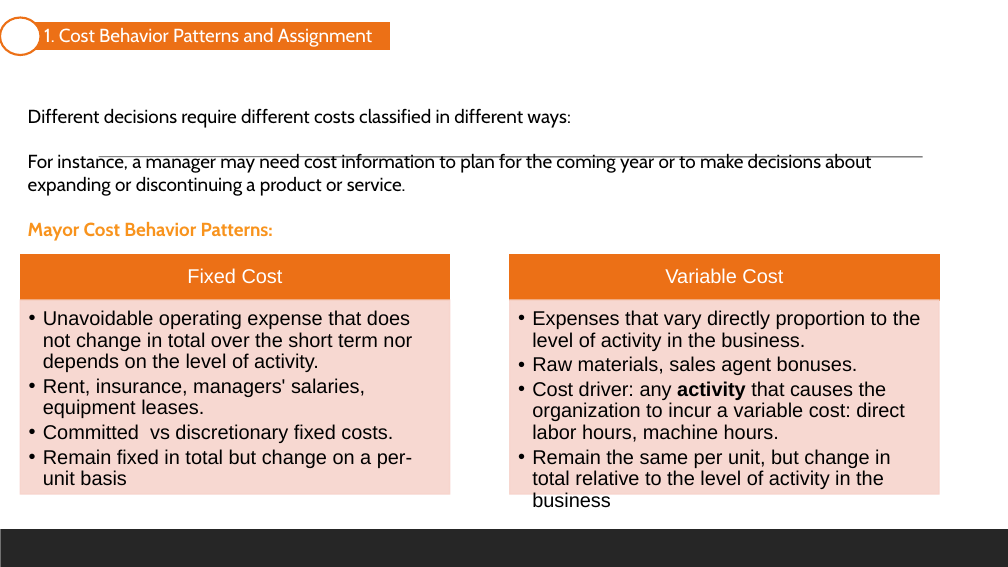
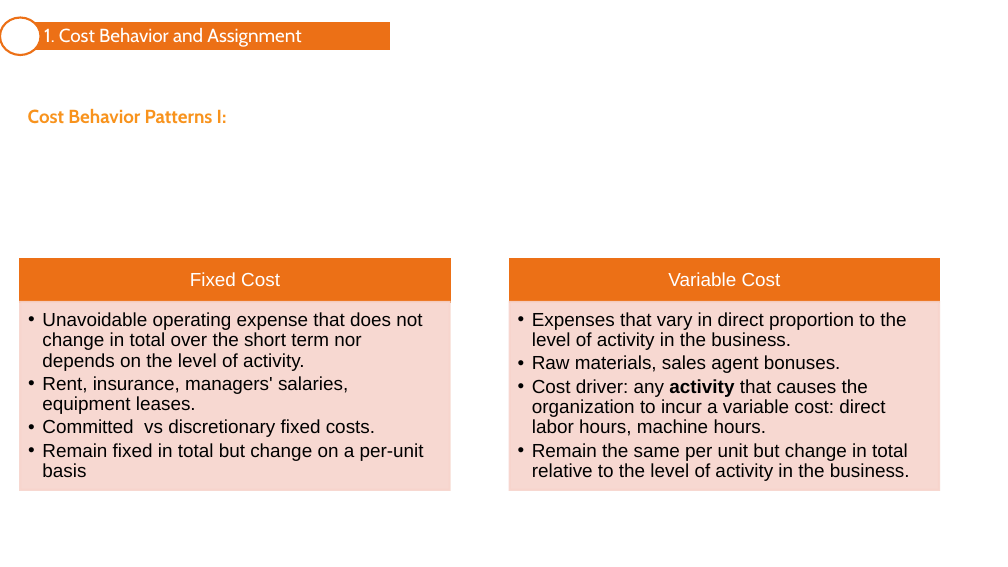
Before and after one commit to mortizm1988/lecture_financial_statements_analysis, a slide deck: slide 5 of topic_7_cost_accounting.pptx (slide 3 before the commit). Drawn at 1008x567 pixels with LibreOffice and Linux fonts; fonts in the diff are those of the drawing. Boxes give left, top, right and bottom in pixels: in the first picture for what was removed or moved away, otherwise in the second. Text is boxed around its words. In the diff, an @@ line names an element or a change of style, - is before the commit and + after.

```diff
--- a/topic_7_cost_accounting.pptx
+++ b/topic_7_cost_accounting.pptx
@@ text in freeform shape at box(44, 28, 301, 47): text changed @@
-1. Cost Behavior Patterns and Assignment
+1. Cost Behavior and Assignment
@@ text at box(28, 109, 227, 124): text changed; text colour #000000 to #F8931D; bold on @@
-Different decisions require different costs classified in different ways:
-For instance, a manager may need cost information to plan for the coming year or to make decisions about expanding or discontinuing a product or service.
-Mayor Cost Behavior Patterns:
+Cost Behavior Patterns I:
@@ line removed from (99, 157) to (923, 157) @@
@@ rectangle: place and size @@
-rectangle at box(20, 255, 450, 300)
+rectangle at box(20, 259, 450, 302)
@@ rectangle at box(20, 259, 450, 302): outline #EC7016 1.25 pt to #EC7016 2 pt @@
@@ size 19 to 18 pt in 3 elements at box(42, 312, 424, 477), box(190, 272, 280, 286), box(668, 272, 781, 286) @@
@@ rectangle: place and size @@
-rectangle at box(510, 255, 939, 300)
+rectangle at box(510, 259, 939, 302)
@@ rectangle at box(510, 259, 939, 302): outline #EC7016 1.25 pt to #EC7016 2 pt @@
@@ rectangle: place and size @@
-rectangle at box(20, 300, 450, 495)
+rectangle at box(20, 302, 450, 490)
@@ rectangle at box(20, 302, 450, 490): outline #F8D5CC 1.25 pt to #F8D5CC 2 pt @@
@@ rectangle at box(510, 302, 939, 490): outline #F8D5CC 1.25 pt to #F8D5CC 2 pt @@
@@ rectangle: place and size @@
-rectangle at box(510, 300, 939, 495)
+rectangle at box(510, 302, 939, 490)
@@ text at box(532, 312, 906, 350): text changed; size 19 to 18 pt @@
-  • Expenses that vary directly proportion to the level of activity in the business.
+  • Expenses that vary in direct proportion to the level of activity in the business.
@@ text at box(532, 355, 885, 436): size 19 to 18 pt in "Raw materials, sales agent bonuses.", "Cost driver: any activity that causes the ..." @@
@@ text at box(532, 443, 910, 481): text changed; size 19 to 18 pt @@
-  • Remain the same per unit, but change in total relative to the level of activity in the business
+  • Remain the same per unit but change in total relative to the level of activity in the business.
@@ rectangle removed at box(0, 529, 1008, 567) @@
```
Also in this commit, not shown: 30 other slides changed, 4 slides added, 3 slides removed, 15 other files.
